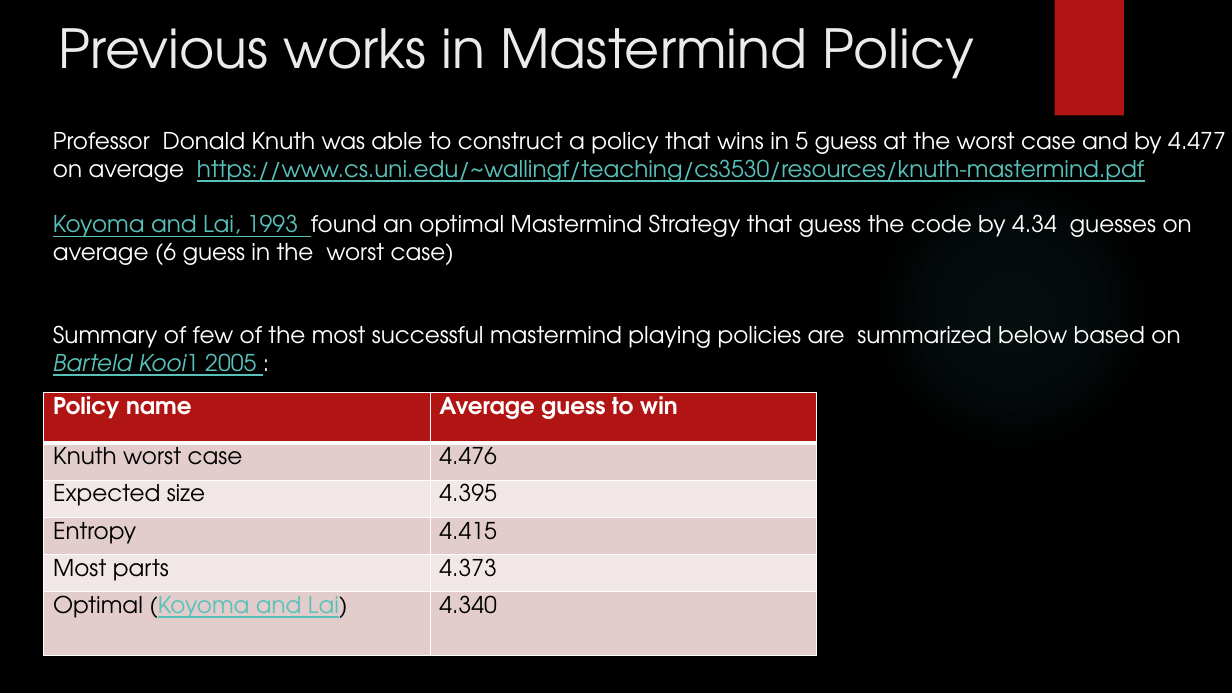
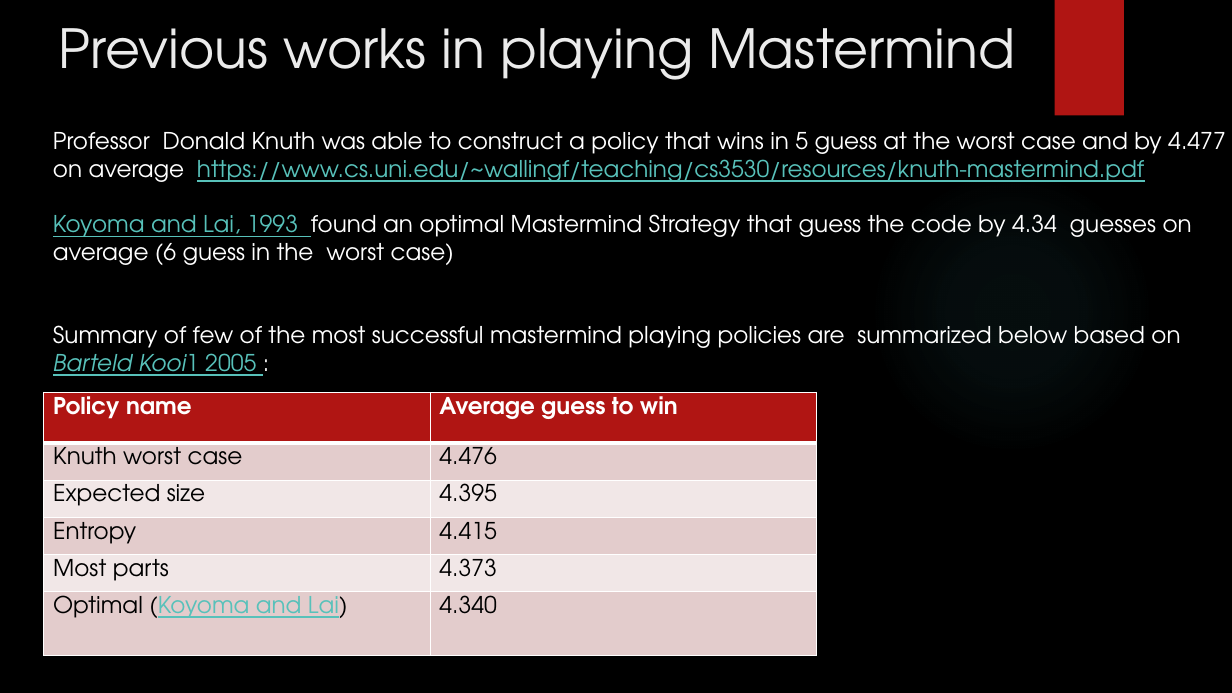
Before and after one commit to gilsh2/final_ai_project, a slide deck: slide 5 of ai_final_project_mastermind.pptx. Drawn at 1232x693 pixels with LibreOffice and Linux fonts; fonts in the diff are those of the drawing; background and template pictures are left out. Boxes give left, top, right and bottom in pixels: in the first picture for what was removed or moved away, otherwise in the second. Text is boxed around its words. In the diff, an @@ line names an element or a change of style, - is before the commit and + after.

Commit message:
edit ppt

```diff
--- a/ai_final_project_mastermind.pptx
+++ b/ai_final_project_mastermind.pptx
@@ text at bbox=[59, 28, 1015, 80]: text changed @@
-Previous works in Mastermind Policy
+Previous works in playing Mastermind
```
Also in this commit, not shown: 3 other slides changed.
